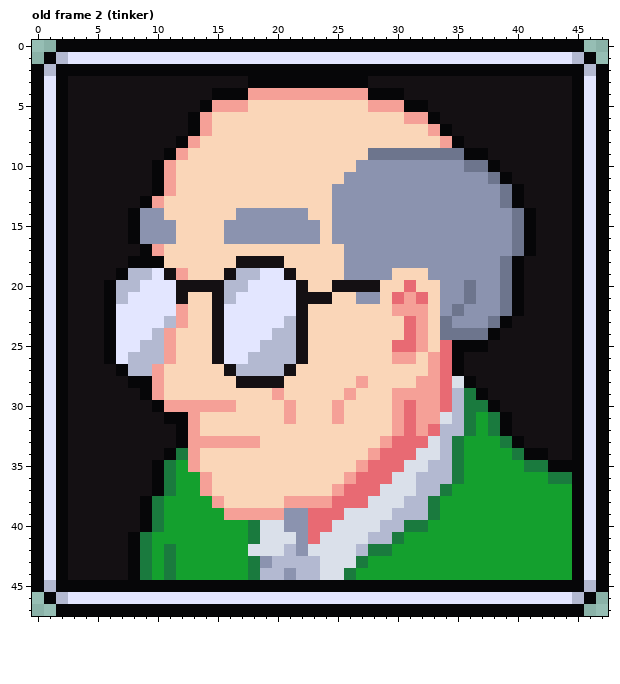
Two versions of one pixel-art file, art/headshots.aseprite. Above is the file before it was changed.
48x48 pixels, 3 frames. Shown: old frame 2 (tinker).
The result:
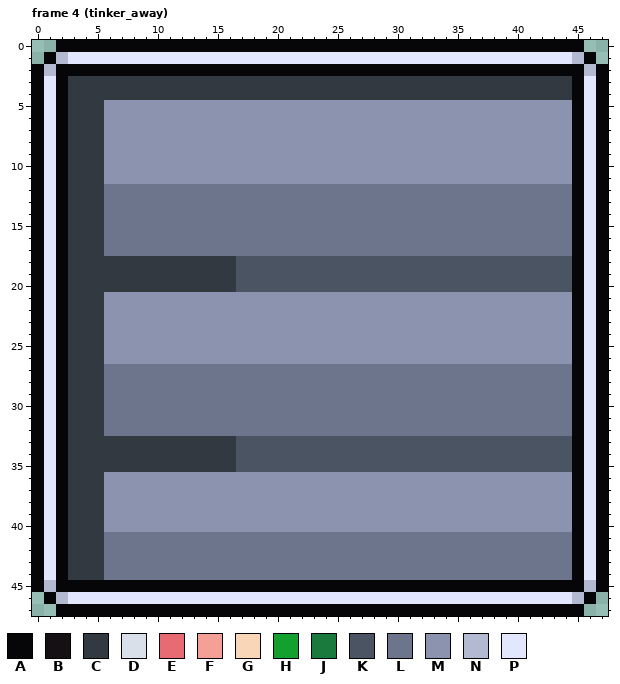
Palette (. is transparent): A #060608  B #141013  C #333941  D #dae0ea  E #e86a73  F #f5a097  G #fad6b8  H #14a02e  J #1a7a3e  K #4a5462  L #6d758d  M #8b93af  N #b3b9d1  P #e3e6ff
A new or re-ordered frame is compared with the old frame closest to it.
Message: tinker gone headshot
Change:
frames 3 -> 4
Changed rows in their new state; - is an unchanged pixel.
Frame 4 (tinker_away) is new; against old frame 2 (tinker):
first column x 3:
 3 CCCCCCCCCCCCCCCCCCCCCCCCCCCCCCCCCCCCCCCCCC
 4 CCCCCCCCCCCCCCCCCCCCCCCCCCCCCCCCCCCCCCCCCC
 5 CCCMMMMMMMMMMMMMMMMMMMMMMMMMMMMMMMMMMMMMMM
 6 CCCMMMMMMMMMMMMMMMMMMMMMMMMMMMMMMMMMMMMMMM
 7 CCCMMMMMMMMMMMMMMMMMMMMMMMMMMMMMMMMMMMMMMM
 8 CCCMMMMMMMMMMMMMMMMMMMMMMMMMMMMMMMMMMMMMMM
 9 CCCMMMMMMMMMMMMMMMMMMMMMMMMMMMMMMMMMMMMMMM
10 CCCMMMMMMMMMMMMMMMMMMMMM---------MMMMMMMMM
11 CCCMMMMMMMMMMMMMMMMMMMM------------MMMMMMM
12 CCCLLLLLLLLLLLLLLLLLLLLLLLLLLLLLLLLL-LLLLL
13 CCCLLLLLLLLLLLLLLLLLLLLLLLLLLLLLLLLL-LLLLL
14 CCCLLLLLLLLLLLLLLLLLLLLLLLLLLLLLLLLLL-LLLL
15 CCCLLLLLLLLLLLLLLLLLLLLLLLLLLLLLLLLLL-LLLL
16 CCCLLLLLLLLLLLLLLLLLLLLLLLLLLLLLLLLLL-LLLL
17 CCCLLLLLLLLLLLLLLLLLLLLLLLLLLLLLLLLLL-LLLL
18 CCCCCCCCCCCCCCKKKKKKKKKKKKKKKKKKKKKKKKKKKK
19 CCCCCCCCCCCCCCKKKKKKKKKKKKKKKKKKKKKKKKKKKK
20 CCCCCCCCCCCCCCKKKKKKKKKKKKKKKKKKKKKKKKKKKK
21 CCCMMMMMMMMMMMMMMMMMMMMM--MMMMM--M--MMMMMM
22 CCCMMMMMMMMMMMMMMMMMMMMMMMMMMMM-M---MMMMMM
23 CCCMMMMMMMMMMMMMMMMMMMMMMMMMMMMM---MMMMMMM
24 CCCMMMMMMMMMMMMMMMMMMMMMMMMMMMMMMMMMMMMMMM
25 CCCMMMMMMMMMMMMMMMMMMMMMMMMMMMMMMMMMMMMMMM
26 CCCMMMMMMMMMMMMMMMMMMMMMMMMMMMMMMMMMMMMMMM
27 CCCLLLLLLLLLLLLLLLLLLLLLLLLLLLLLLLLLLLLLLL
28 CCCLLLLLLLLLLLLLLLLLLLLLLLLLLLLLLLLLLLLLLL
29 CCCLLLLLLLLLLLLLLLLLLLLLLLLLLLLLLLLLLLLLLL
30 CCCLLLLLLLLLLLLLLLLLLLLLLLLLLLLLLLLLLLLLLL
31 CCCLLLLLLLLLLLLLLLLLLLLLLLLLLLLLLLLLLLLLLL
32 CCCLLLLLLLLLLLLLLLLLLLLLLLLLLLLLLLLLLLLLLL
33 CCCCCCCCCCCCCCKKKKKKKKKKKKKKKKKKKKKKKKKKKK
34 CCCCCCCCCCCCCCKKKKKKKKKKKKKKKKKKKKKKKKKKKK
35 CCCCCCCCCCCCCCKKKKKKKKKKKKKKKKKKKKKKKKKKKK
36 CCCMMMMMMMMMMMMMMMMMMMMMMMMMMMMMMMMMMMMMMM
37 CCCMMMMMMMMMMMMMMMMMMMMMMMMMMMMMMMMMMMMMMM
38 CCCMMMMMMMMMMMMMMMMMMMMMMMMMMMMMMMMMMMMMMM
39 CCCMMMMMMMMMMMMMMM--MMMMMMMMMMMMMMMMMMMMMM
40 CCCMMMMMMMMMMMMMMM--MMMMMMMMMMMMMMMMMMMMMM
41 CCCLLLLLLLLLLLLLLLLLLLLLLLLLLLLLLLLLLLLLLL
42 CCCLLLLLLLLLLLLLLLLLLLLLLLLLLLLLLLLLLLLLLL
43 CCCLLLLLLLLLLLLLLLLLLLLLLLLLLLLLLLLLLLLLLL
44 CCCLLLLLLLLLLLLLLLLLLLLLLLLLLLLLLLLLLLLLLL
Pixel boxes of the changes (left, top, right, bottom) in both pictures:
changed: (68, 76, 572, 580)
